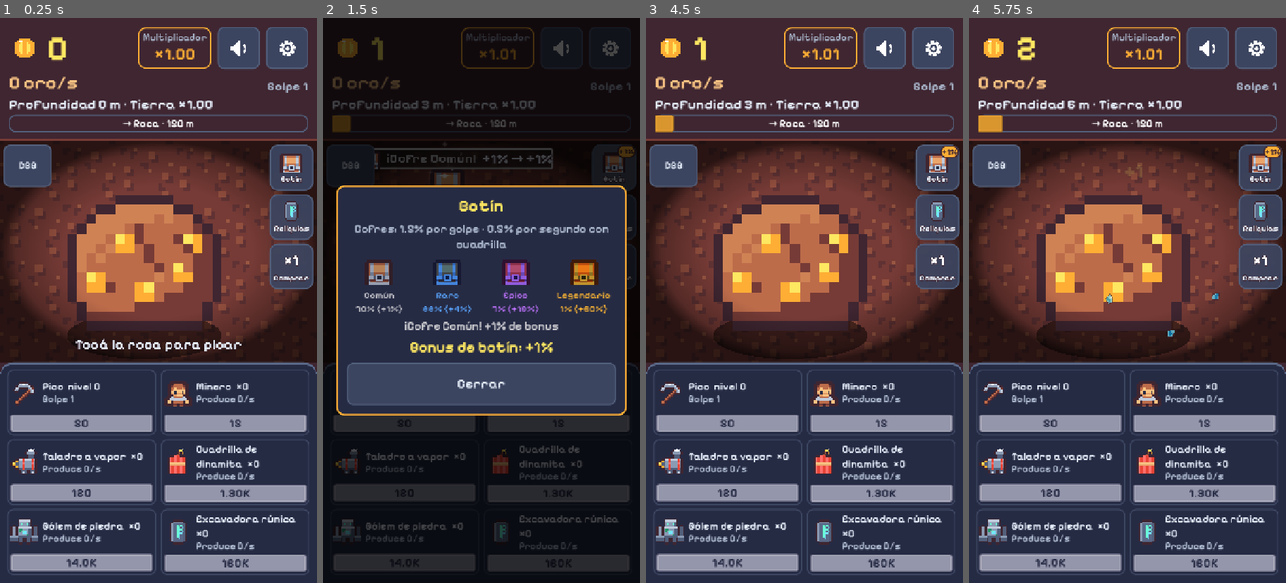
Above: before the commit, frames 1-4 (left to right).
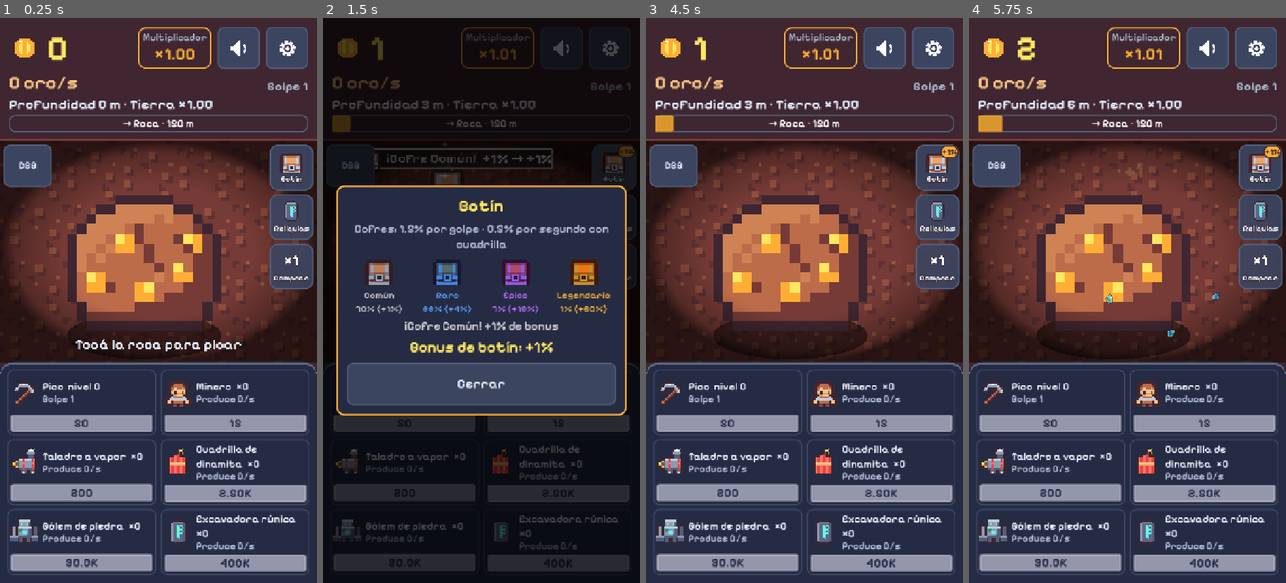
Above: after the commit, the same moments.

Repository: AgusCarretto/pozo-profundo
Game: Godot game, scene res://game/main.tscn
Two runs of this game, one before a commit and one after it. Both use one fixed random seed, a clock stepped at 60 frames per second and the inputs below.
Inputs (mouse positions are in pixels of both pictures, inside the frame that each line leads up to):
- Up to frame 1 (0.25 s): no input
- Up to frame 2 (1.5 s): click (468, 260) at 0.5 s; click (614, 164) at 1.25 s
- Up to frame 3 (4.5 s): click (937, 215) at 2 s; click (937, 266) at 2.75 s; click "DBG" at 3.5 s; click "Cerrar" at 4.25 s
- Up to frame 4 (5.75 s): click (1114, 260) at 5 s

The runs differ from the first frame. In frame 1, 0.3% of the frame differs, in the area x 20-80%, y 83-98%; in frame 2, less than 0.1%; in frame 3, 0.3%; in frame 4, 0.3%.

Commit message:
Alarga las partidas: primer reset a los 12-15 minutos
Antes llegaba a los 2-3 minutos. Costos que crecen 17% por unidad, generadores caros que
rinden menos, pico mas caro y 2% del oro/s por golpe, biomas x1.3, reliquias +15% y reset
desde 450 m. Los cofres no cambian.

Co-Authored-By: Claude Sonnet 5.5 <noreply@anthropic.com>

Diff:
--- a/data/balance.json
+++ b/data/balance.json
@@ -1,17 +1,17 @@
 {
-	"cost_growth": 1.15,
+	"cost_growth": 1.17,
 	"generators": [
 		{ "id": "miner", "name": "Minero", "base_rate": 1, "base_cost": 15 },
-		{ "id": "steam_drill", "name": "Taladro a vapor", "base_rate": 8, "base_cost": 120 },
-		{ "id": "dynamite_crew", "name": "Cuadrilla de dinamita", "base_rate": 47, "base_cost": 1300 },
-		{ "id": "stone_golem", "name": "Gólem de piedra", "base_rate": 260, "base_cost": 14000 },
-		{ "id": "rune_excavator", "name": "Excavadora rúnica", "base_rate": 1400, "base_cost": 160000 }
+		{ "id": "steam_drill", "name": "Taladro a vapor", "base_rate": 5, "base_cost": 200 },
+		{ "id": "dynamite_crew", "name": "Cuadrilla de dinamita", "base_rate": 25, "base_cost": 2500 },
+		{ "id": "stone_golem", "name": "Gólem de piedra", "base_rate": 120, "base_cost": 30000 },
+		{ "id": "rune_excavator", "name": "Excavadora rúnica", "base_rate": 600, "base_cost": 400000 }
 	],
 	"pick": {
 		"power_base": 2,
 		"cost_base": 50,
-		"cost_growth": 6,
-		"passive_share": 0.03
+		"cost_growth": 8,
+		"passive_share": 0.02
 	},
 	"depth": {
 		"meters_scale": 25,
@@ -19,7 +19,7 @@
 	},
 	"biomes": {
 		"meters_each": 150,
-		"mult_growth": 1.5,
+		"mult_growth": 1.3,
 		"list": [
 			{ "id": "earth", "name": "Tierra" },
 			{ "id": "rock", "name": "Roca" },
@@ -40,11 +40,11 @@
 		]
 	},
 	"prestige": {
-		"min_depth": 300,
-		"depth_offset": 200,
+		"min_depth": 450,
+		"depth_offset": 350,
 		"depth_step": 50,
 		"exponent": 1.3,
-		"bonus_per_relic": 0.25
+		"bonus_per_relic": 0.15
 	},
 	"offline": {
 		"max_hours": 8,
--- a/tests/depth_test.gd
+++ b/tests/depth_test.gd
@@ -282,4 +282,4 @@
 	_check_near(e.depth(), 25.0, "con el balance real: 10 de oro ganado -> 25 m")
 	e.run_gold = 1.8e8
 	_check_eq(e.biome_name(e.biome_index()), "Abismo", "con 1.8e8 de oro ganado se llega a Abismo")
-	_check_near(e.multiplier, 5.0625, "y el multiplicador es x5.0625")
+	_check_near(e.multiplier, 2.8561, "y el multiplicador es x1.3^4 = x2.8561")
--- a/tests/economy_test.gd
+++ b/tests/economy_test.gd
@@ -367,4 +367,15 @@
 	for index: int in range(e.generator_count()):
 		ids.append(e.generator_id(index))
 	_check_eq(ids, ["miner", "steam_drill", "dynamite_crew", "stone_golem", "rune_excavator"] as Array[String], "los ids del balance real, en orden")
+	# El ritmo del juego (partidas largas): costos que suben 17% por unidad y los generadores caros que rinden menos.
+	e.owned[0] = 1
+	_check_near(e.quote(0, EconomyScript.BuyMode.X1)["cost"], 15.0 * 1.17, "el segundo Minero cuesta 15 x 1.17")
+	e.owned[0] = 0
+	_check_eq(e.quote(1, EconomyScript.BuyMode.X1)["cost"], 200.0, "el Taladro arranca en 200")
+	e.owned[1] = 1
+	_check_eq(e.gold_per_second(), 5.0, "y produce 5 oro/s")
+	e.owned[1] = 0
+	e.pick_level = 1
+	_check_eq(e.pick_cost(), 400.0, "la segunda mejora del pico cuesta 50 x 8")
+	e.pick_level = 0
 	_check_eq(e.load_balance_file("res://data/no_existe.json"), false, "un archivo inexistente devuelve false")
--- a/tests/layout_scene_test.gd
+++ b/tests/layout_scene_test.gd
@@ -318,7 +318,7 @@
 	_economy.gold_changed.emit(_economy.gold)
 	await process_frame
 	_check(relics_badge.visible and _card_texts(relics_button).has("3"), "con reliquias, cuántas (%s)" % str(_card_texts(relics_button)))
-	_economy.run_gold = 41000.0 # 300 m: se puede volver
+	_economy.run_gold = 2.7e6 # ~451 m: se puede volver
 	_economy.gold_changed.emit(_economy.gold)
 	await process_frame
 	_check(_card_texts(relics_button).has("!"), "y un ! cuando ya podés volver a la superficie (%s)" % str(_card_texts(relics_button)))
@@ -368,10 +368,10 @@
 	_check(_label_in(scene, "DepthLabel").text.contains("75 m"), "y la profundidad dice 75 m (%s)" % _label_in(scene, "DepthLabel").text)
 
 	_economy.run_gold = 700.0 # Roca x1.5
-	_economy.relics = 2 # +50%
-	_economy.gold_changed.emit(_economy.gold)
-	await process_frame
-	_check_eq(_label_in(scene, "MultLabel").text, "×2.25", "bioma ×1.5 por reliquias ×1.5 = ×2.25 (%s)" % _label_in(scene, "MultLabel").text)
+	_economy.relics = 2 # +30%
+	_economy.gold_changed.emit(_economy.gold)
+	await process_frame
+	_check_eq(_label_in(scene, "MultLabel").text, "×1.69", "bioma ×1.3 por reliquias ×1.3 = ×1.69 (%s)" % _label_in(scene, "MultLabel").text)
 	next_text = _label_in(scene, "NextBiomeLabel").text
 	_check(next_text.contains("Cristal") and next_text.contains("300"), "en Roca, el próximo es Cristal a los 300 m (%s)" % next_text)
 	_check(bar.value < 0.05, "la barra vuelve a casi vacía al cruzar a Roca (%.3f)" % bar.value)
@@ -695,7 +695,7 @@
 	_economy.gold_changed.emit(_economy.gold)
 	await process_frame
 	_check(row.get_child_count() <= 8, "con 40 no se desborda la fila (%d runas)" % row.get_child_count())
-	_check_eq(_label_in(scene, "RelicsLabel").text, "Reliquias: 40 · +1000% de oro", "y el contador dice la cantidad real (%s)" % _label_in(scene, "RelicsLabel").text)
+	_check_eq(_label_in(scene, "RelicsLabel").text, "Reliquias: 40 · +600% de oro", "y el contador dice la cantidad real (%s)" % _label_in(scene, "RelicsLabel").text)
 	var panel: Control = _node(scene, "RelicsPanel").find_children("*", "PanelContainer", true, false)[0] as Control
 	_check(Rect2(Vector2.ZERO, PHONE_SIZES[0]).encloses(panel.get_global_rect()), "el cartel entra en la pantalla (%s)" % str(panel.get_global_rect()))
 	_economy.reset()
@@ -794,7 +794,7 @@
 	_economy.gold_changed.emit(_economy.gold)
 	await process_frame
 	_check(not _pick_card(scene).disabled and _price_color(_pick_card(scene)) == "green", "con oro para el pico, verde")
-	_economy.run_gold = 41000.0 # 300 m: se puede volver a la superficie
+	_economy.run_gold = 2.7e6 # ~451 m: se puede volver a la superficie
 	_economy.gold_changed.emit(_economy.gold)
 	await process_frame
 	_check(not _node(scene, "PrestigeButton").disabled and _style_name(_node(scene, "PrestigeButton") as Button) == "red", "el prestigio disponible es rojo")
--- a/tests/main_scene_test.gd
+++ b/tests/main_scene_test.gd
@@ -219,7 +219,7 @@
 	_button("PickButton").pressed.emit()
 	_check_eq(_economy.pick_level, 1, "apretar sube el pico a nivel 1")
 	await process_frame
-	_check(_price(_button("PickButton")).contains("300"), "ahora muestra el precio del siguiente nivel (300)")
+	_check(_price(_button("PickButton")).contains("400"), "ahora muestra el precio del siguiente nivel (400)")
 	_button("TapButton").button_down.emit()
 	_check_eq(_economy.gold, 2.0, "y un golpe ahora vale 2")
 
@@ -241,7 +241,7 @@
 	var text: String = _label("DepthLabel").text
 	_check(text.contains("153 m"), "con 700 de oro ganado: 153 m (%s)" % text)
 	_check(text.contains("Roca"), "bioma Roca")
-	_check(text.contains("×1.50"), "con su multiplicador ×1.50")
+	_check(text.contains("×1.30"), "con su multiplicador ×1.30")
 	await _set_run_gold(1.8e8)
 	_check(_label("DepthLabel").text.contains("Abismo"), "con 1.8e8 de oro ganado: Abismo (%s)" % _label("DepthLabel").text)
 	_economy.reset()
@@ -253,22 +253,22 @@
 	await _set_gold(0.0)
 	await _set_run_gold(600.0)
 	_check(button.disabled, "a ~148 m el botón está deshabilitado")
-	_check(button.text.contains("300 m"), "y dice desde cuándo se puede (%s)" % button.text.replace("\n", " | "))
+	_check(button.text.contains("450 m"), "y dice desde cuándo se puede (%s)" % button.text.replace("\n", " | "))
 	_check_eq(_label("RelicsLabel").text, "Reliquias: 0", "sin reliquias: 'Reliquias: 0' (%s)" % _label("RelicsLabel").text)
 	_check(not _modal().visible, "el cartel de confirmación está cerrado")
 
 	_economy.gold = 5000.0
 	_economy.owned[0] = 3
 	_economy.pick_level = 4
-	await _set_run_gold(41000.0)
-	_check(not button.disabled, "a 300 m el botón se habilita")
+	await _set_run_gold(2.7e6)
+	_check(not button.disabled, "a ~450 m el botón se habilita")
 	_check(button.text.contains("+2 reliquias"), "y promete 2 reliquias (%s)" % button.text.replace("\n", " | "))
-	_check(button.text.contains("+50%"), "y +50% de oro")
+	_check(button.text.contains("+30%"), "y +30% de oro")
 
 	button.pressed.emit()
 	_check(_modal().visible, "apretar abre la confirmación")
 	var body: String = _modal().body_label.text
-	_check(body.contains("2 reliquias") and body.contains("+50%"), "que dice cuánto ganás (%s)" % body.replace("\n", " | "))
+	_check(body.contains("2 reliquias") and body.contains("+30%"), "que dice cuánto ganás (%s)" % body.replace("\n", " | "))
 	_check(body.contains("oro") and body.contains("cuadrilla") and body.contains("pico") and body.contains("botín"), "y qué perdés: oro, cuadrilla, pico y bonus de botín")
 	# El juego sigue andando con el cartel abierto (la cuadrilla produce unos centavos por frame):
 	# lo que no puede pasar es que se reinicie algo.
@@ -282,7 +282,7 @@
 	_check(_economy.gold >= 5000.0 and _economy.gold < 5010.0, "con el oro intacto (%s)" % str(_economy.gold))
 	_check_eq(_economy.owned_count(0), 3, "y la cuadrilla intacta")
 	_check_eq(_economy.pick_level, 4, "y el pico intacto")
-	_check(_economy.run_gold >= 41000.0 and _economy.run_gold < 41010.0, "y la profundidad intacta (%s)" % str(_economy.run_gold))
+	_check(_economy.run_gold >= 2.7e6 and _economy.run_gold < 2.7e6 + 100.0, "y la profundidad intacta (%s)" % str(_economy.run_gold))
 
 	_economy.loot_bonus = 0.5
 	button.pressed.emit()
@@ -298,8 +298,8 @@
 	_check_eq(_economy.pick_level, 0, "pico en 0")
 	_check_eq(_economy.depth(), 0.0, "profundidad 0")
 	# El contador de reliquias sube cuando llegan volando: se espera a que termine la transición.
-	await _wait_until(func() -> bool: return _label("RelicsLabel").text.contains("+50%"), 4.0)
-	_check_eq(_label("RelicsLabel").text, "Reliquias: 2 · +50% de oro", "el cartel de reliquias se actualiza (%s)" % _label("RelicsLabel").text)
+	await _wait_until(func() -> bool: return _label("RelicsLabel").text.contains("+30%"), 4.0)
+	_check_eq(_label("RelicsLabel").text, "Reliquias: 2 · +30% de oro", "el cartel de reliquias se actualiza (%s)" % _label("RelicsLabel").text)
 	_check(_label("DepthLabel").text.contains("Tierra"), "de vuelta en Tierra")
 	_check(button.disabled, "y el botón vuelve a estar deshabilitado")
 	_economy.reset()
@@ -390,11 +390,12 @@
 	_check_eq(_economy.biome_name(_economy.biome_index()), "Roca", "con 1.000 ya estás en Roca (%.0f m)" % _economy.depth())
 	panel.gold_button.pressed.emit()
 	_check_eq(_economy.gold, 1000000.0, "otra vez: el oro que tenés × 1000 = 1.000.000")
-	_check_eq(_economy.can_prestige(), true, "con dos pulsaciones ya se puede volver a la superficie (%.0f m)" % _economy.depth())
-	await process_frame
-	_check(not _button("PrestigeButton").disabled, "y el botón de prestigio se habilita")
+	_check_eq(_economy.can_prestige(), false, "con dos pulsaciones todavía no se puede volver (%.0f m, hacen falta 450)" % _economy.depth())
+	await process_frame
+	_check(_button("PrestigeButton").disabled, "y el botón de prestigio sigue deshabilitado")
 	panel.gold_button.pressed.emit()
 	_check_eq(_economy.biome_name(_economy.biome_index()), "Abismo", "con tres pulsaciones llegás a Abismo (%.0f m)" % _economy.depth())
+	_check_eq(_economy.can_prestige(), true, "y ya se puede volver a la superficie")
 
 	await _set_gold(0.0)
 	_economy.owned[0] = 10 # 10 oro/s
@@ -512,7 +513,7 @@
 	_check(label.text.contains("Épico"), "un cofre nuevo muestra su rareza (%s)" % label.text)
 	_check(label.has_theme_color_override("font_color"), "y su color")
 	# al volver a la superficie el bonus es 0 y el aviso también
-	_economy.run_gold = 41000.0
+	_economy.run_gold = 2.7e6
 	_economy.gold_changed.emit(_economy.gold)
 	await process_frame
 	_check(_economy.prestige() > 0, "se vuelve a la superficie")
--- a/tests/music_test.gd
+++ b/tests/music_test.gd
@@ -143,7 +143,7 @@
 
 func _test_prestige() -> void:
 	_section("La vuelta a la superficie tiene su tema")
-	_economy.run_gold = 41000.0 # 300 m: ya se puede
+	_economy.run_gold = 2.7e6 # ~451 m: ya se puede
 	_economy.gold_changed.emit(_economy.gold)
 	await _settle()
 	_play(4.0, 6.0)
--- a/tests/relics_test.gd
+++ b/tests/relics_test.gd
@@ -309,9 +309,11 @@
 	var e: EconomyScript = EconomyScript.new()
 	_nodes.append(e)
 	_check_eq(e.load_balance_file("res://data/balance.json"), true, "carga el balance real (%s)" % e.last_error)
-	_check_eq(e.prestige_min_depth(), 300.0, "desde los 300 m")
-	_check_eq(e.relic_bonus(), 0.25, "+25% por reliquia")
-	e.run_gold = GOLD_AT_300M
-	_check_eq(e.prestige_relics(), 2, "a 300 m: 2 reliquias")
+	_check_eq(e.prestige_min_depth(), 450.0, "desde los 450 m")
+	_check_eq(e.relic_bonus(), 0.15, "+15% por reliquia")
+	e.run_gold = 41000.0 # 300 m
+	_check_eq(e.prestige_relics(), 0, "a 300 m todavía no se puede")
+	e.run_gold = 2.7e6 # ~451 m
+	_check_eq(e.prestige_relics(), 2, "a ~450 m: 2 reliquias")
 	_check_eq(e.prestige(), 2, "prestige() las entrega")
-	_check_eq(e.relic_multiplier(), 1.5, "x1.5")
+	_check_near(e.relic_multiplier(), 1.3, "x1.3")
--- a/tests/sounds_test.gd
+++ b/tests/sounds_test.gd
@@ -296,7 +296,7 @@
 
 func _test_prestige_cues() -> void:
 	_section("Volver a la superficie")
-	_economy.run_gold = 41000.0 # 300 m: ya se puede
+	_economy.run_gold = 2.7e6 # ~451 m: ya se puede
 	_economy.gold_changed.emit(_economy.gold)
 	await process_frame
 	_button("RelicsButton").pressed.emit()
--- a/tests/transitions_test.gd
+++ b/tests/transitions_test.gd
@@ -168,12 +168,12 @@
 	return found
 
 
-## Deja todo listo para volver a la superficie con 2 reliquias (300 m), con el cartel de Reliquias abierto, y confirma.
+## Deja todo listo para volver a la superficie con 2 reliquias (~450 m), con el cartel de Reliquias abierto, y confirma.
 func _start_prestige() -> void:
 	_economy.reset()
 	_economy.gold = 5000.0
 	_economy.owned[0] = 3
-	_economy.run_gold = 41000.0
+	_economy.run_gold = 2.7e6
 	_economy.gold_changed.emit(_economy.gold)
 	await process_frame
 	(_scene.get_node("%RelicsButton") as Button).pressed.emit()
@@ -207,7 +207,7 @@
 		max_flying = maxi(max_flying, flying.size())
 		for relic: TextureRect in flying:
 			flying_textures[relic.texture.resource_path.get_file()] = true
-		if alpha_at_reset >= 0.0 and flying.is_empty() and _flash().color.a == 0.0 and relics_label.text.contains("+50%"):
+		if alpha_at_reset >= 0.0 and flying.is_empty() and _flash().color.a == 0.0 and relics_label.text.contains("+30%"):
 			break
 	_check(alpha_at_reset >= 0.95, "la partida se reinicia con la pantalla blanca (no se ve el oro bajar a 0) (%.2f)" % alpha_at_reset)
 	var flash_color: Color = _flash().color
@@ -215,7 +215,7 @@
 	_check_eq(max_flying, 2, "las 2 reliquias vuelan")
 	_check(flying_textures.keys().all(func(file: String) -> bool: return file.begins_with("rune_")), "con forma de runa (%s)" % str(flying_textures.keys()))
 	_check(labels.has("Reliquias: 0") or labels.has("Reliquias: 1"), "el contador las va sumando al llegar (%s)" % str(labels.keys()))
-	_check_eq(relics_label.text, "Reliquias: 2 · +50% de oro", "y termina en el total")
+	_check_eq(relics_label.text, "Reliquias: 2 · +30% de oro", "y termina en el total")
 	_check(heard.count("relic") >= 2, "cada una suena al llegar (%d)" % heard.count("relic"))
 	_check_eq(_flash().color.a, 0.0, "la pantalla vuelve a verse")
 	_check_eq(screen_fx.mouse_filter, Control.MOUSE_FILTER_IGNORE, "y se puede tocar de nuevo")
Not shown, changed: CLAUDE.md
